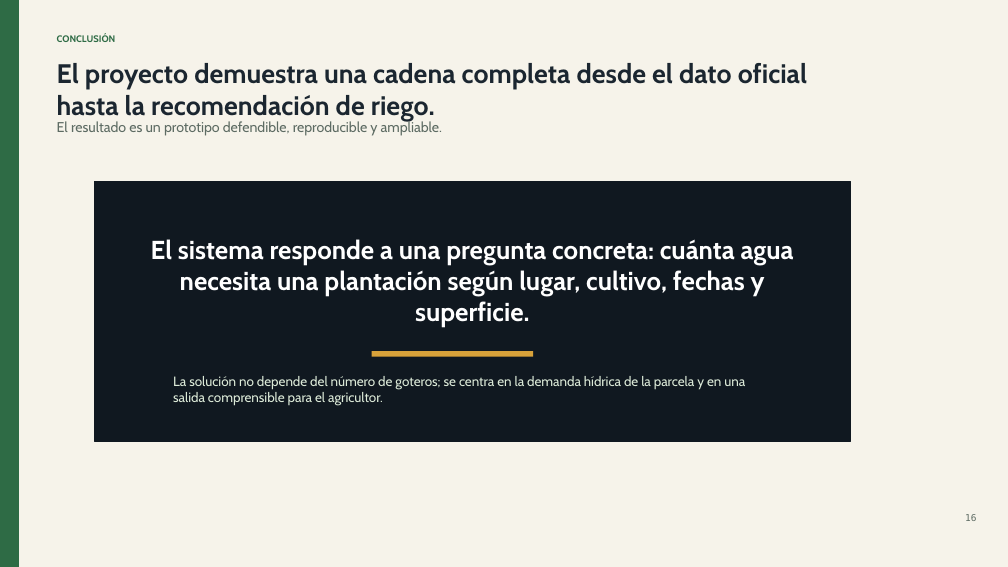
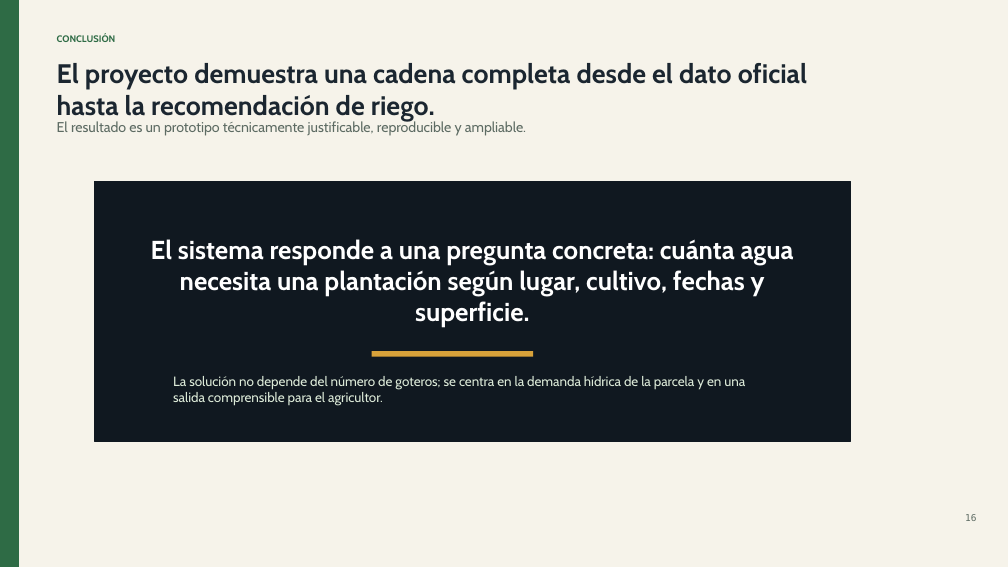
Before and after one commit to romanmaeztu/PI-Agricultura-de-Precisi-n, a slide deck: slide 16 of docs/presentacion_defensa_tfg_riego_jurado.pptx. Drawn at 1008x567 pixels with LibreOffice and Linux fonts; fonts in the diff are those of the drawing. Boxes give left, top, right and bottom in pixels: in the first picture for what was removed or moved away, otherwise in the second. Text is boxed around its words. In the diff, an @@ line names an element or a change of style, - is before the commit and + after.

```diff
--- a/docs/presentacion_defensa_tfg_riego_jurado.pptx
+++ b/docs/presentacion_defensa_tfg_riego_jurado.pptx
@@ text at [57,120,526,136]: text changed @@
-El resultado es un prototipo defendible, reproducible y ampliable.
+El resultado es un prototipo técnicamente justificable, reproducible y ampliable.
```
Also in this commit, not shown: 9 other slides changed, 9 other files.
